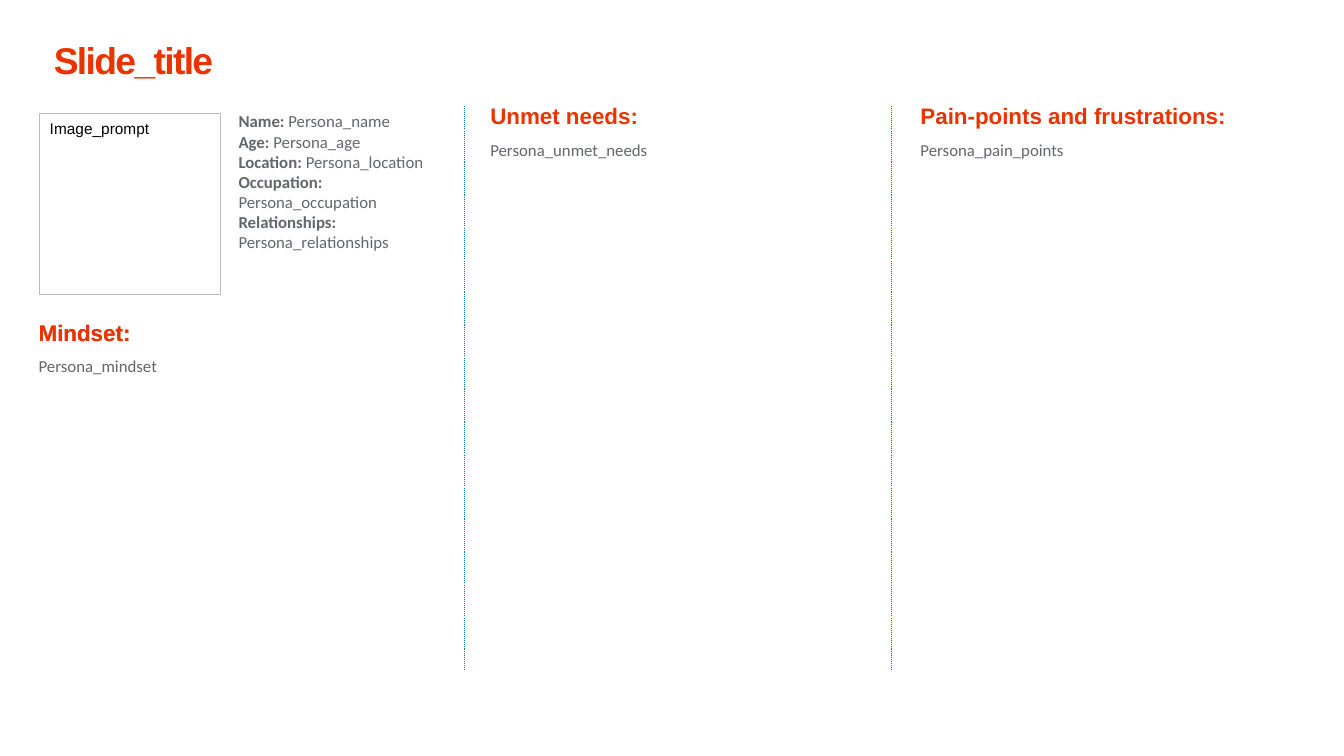
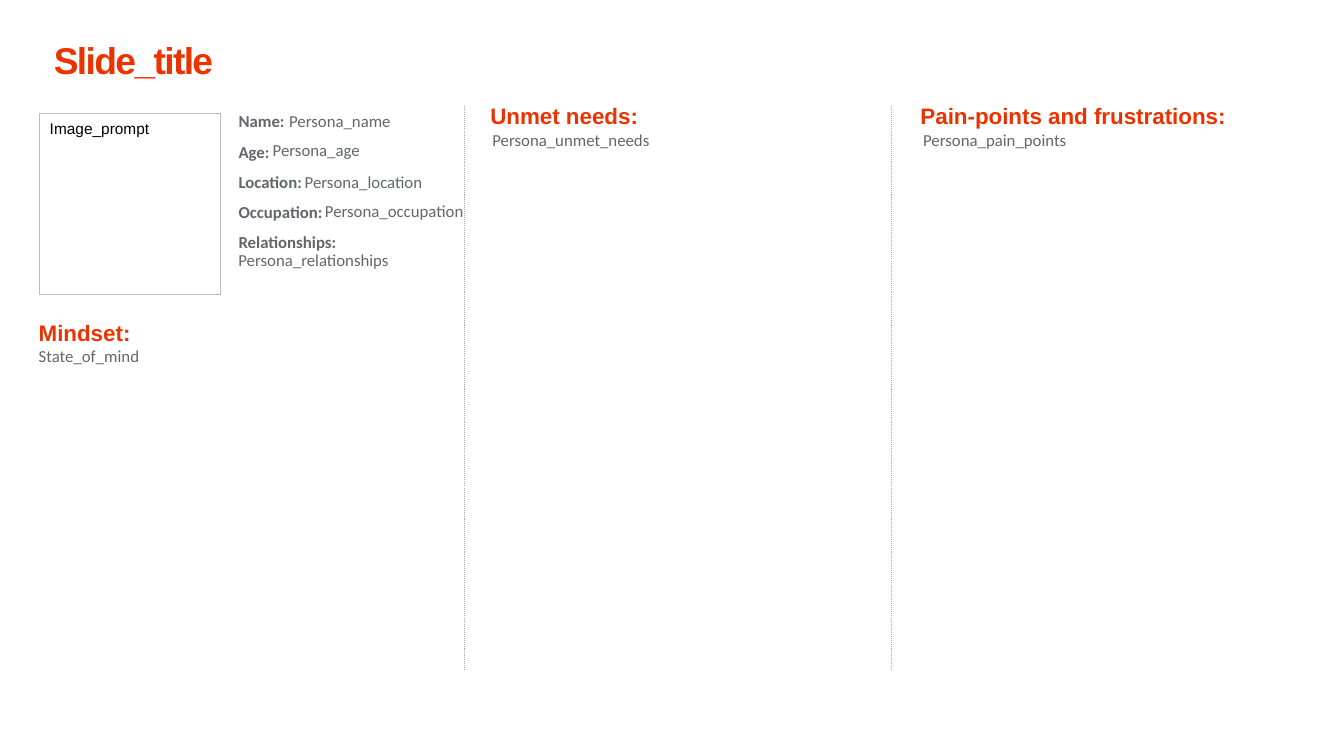
Before and after one commit to xpistos90210/templates, a slide deck: slide 1 of Persona_template.pptx. Drawn at 1344x756 pixels with LibreOffice and Linux fonts; fonts in the diff are those of the drawing. Boxes give left, top, right and bottom in pixels: in the first picture for what was removed or moved away, otherwise in the second. Text is boxed around its words. In the diff, an @@ line names an element or a change of style, - is before the commit and + after.

```diff
--- a/Persona_template.pptx
+++ b/Persona_template.pptx
@@ text removed at (239,116,423,251) @@
-Name: Persona_name
-Age: Persona_age
-Location: Persona_location
-Occupation: Persona_occupation
-Relationships: Persona_relationships
@@ text added at (239,116,337,251), 12 pt, text #63666A, bold @@
+Name:
+Age:
+Location:
+Occupation:
+Relationships:
@@ text added at (289,116,390,129), 12 pt, text #63666A @@
+Persona_name
@@ line removed from (465, 106) to (465, 671) @@
@@ line added from (465, 106) to (465, 671), #A8A9A9 0.75 pt dashed @@
@@ line removed from (892, 106) to (892, 671) @@
@@ line added from (892, 106) to (892, 671), #A8A9A9 0.75 pt dashed @@
@@ text added at (273,145,360,159), 12 pt, text #63666A @@
+Persona_age
@@ text "Persona_unmet_needs": place and size @@
-text "Persona_unmet_needs" at (490,107,647,158)
+text "Persona_unmet_needs" at (492,134,649,148)
@@ text "Persona_pain_points": place and size @@
-text "Persona_pain_points" at (920,107,1226,159)
+text "Persona_pain_points" at (923,134,1066,149)
@@ text added at (305,176,422,190), 12 pt, text #63666A @@
+Persona_location
@@ text added at (325,205,463,220), 12 pt, text #63666A @@
+Persona_occupation
@@ text added at (238,254,388,269), 12 pt, text #63666A @@
+Persona_relationships
@@ text added at (39,350,139,364), 12 pt, text #63666A @@
+State_of_mind
@@ text removed at (39,360,157,374) @@
-Mindset:
-Persona_mindset
```
